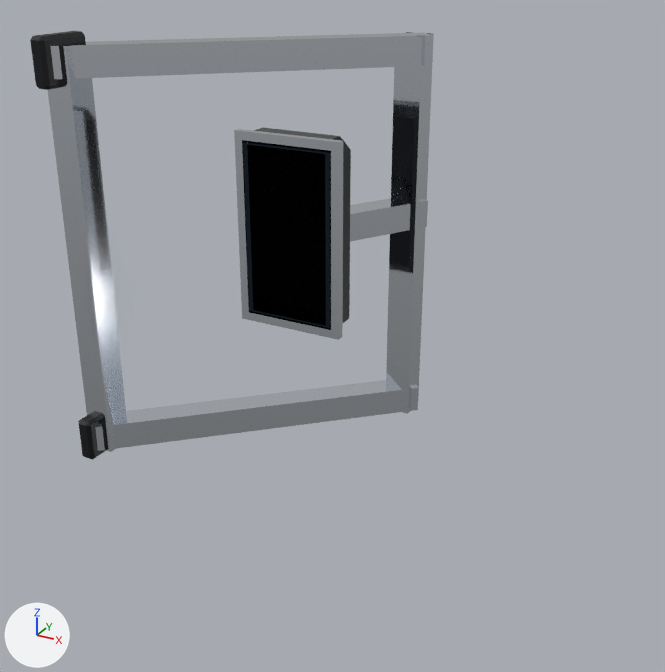
Two versions of the glTF model game/assets/vehicles/dekotora/accessories/mirror_t233/mirror_stay_box.glb, one commit apart.
Before and after are seen from a 50 mm camera at (1.128, -1.124, 0.918) aimed at (0.441, 0.124, 0.294). The lights are fixed; the arrows at lower left show +X, +Y and +Z. The first picture is the older version. Where no turn or scale is listed for an object, it has been applied to the vertices. Vertices at exactly the same position are counted once.

The first picture shows 'mirror_stay_box_chrome', 'mirror_stay_box_deco_body', 'mirror_stay_box_deco_mirror', 'mirror_stay_box_deco_trim'.
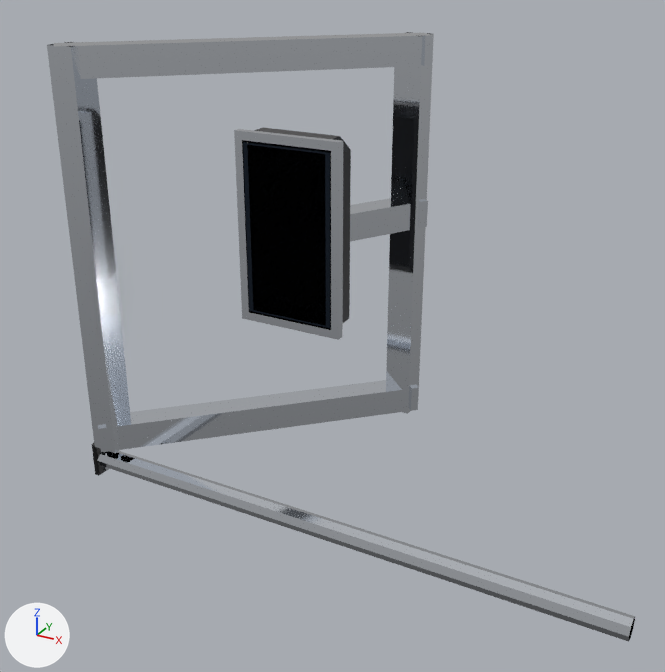
Where the change shows, as pixel boxes (x1, y1, x2, y2) in the pictures (665 x 672 px; the box of a moved part takes in the faces that stretch with it):
'mirror_stay_box_chrome', reshaped: before (48, 32, 434, 452); after (47, 32, 434, 453)
'mirror_stay_box_PADS_chrome', added: after (97, 451, 635, 642)
'mirror_stay_box_deco_trim', deleted: before (30, 31, 106, 460)
'mirror_stay_box_PADF_deco_trim', added: after (92, 443, 107, 476)
part 1 of me_mirror_stay_box_chrome, moved or reshaped: before (48, 45, 127, 452); after (47, 42, 131, 453)
part 2 of me_mirror_stay_box_chrome, moved or reshaped: before (50, 33, 433, 79); after (54, 33, 433, 80)
part 3 of me_mirror_stay_box_chrome, moved or reshaped: before (95, 380, 419, 451); after (98, 380, 419, 452)

Edits to the bpy script that builds the scene:
```text
Change me_mirror_stay_box_chrome:
    used by ob_mirror_stay_box_chrome; location = (0.0, 0.0, 0.0)
    before: 8 (-0.005, 0.001, 0.706), 9 (0.029, -0.035, 0.706) at pixel (52, 79), 10 (0.029, -0.035, 0.756) at pixel (48, 45), 11 (-0.005, 0.001, 0.756)
    before: 28 (0.029, -0.035, 0.035) at pixel (96, 451), 29 (-0.005, 0.001, 0.035), 30 (-0.005, 0.001, 0.085), 31 (0.029, -0.035, 0.085) at pixel (93, 427)
    remove me_mirror_stay_box_chrome.from_pydata(...)  # 64 vertices, 88 faces; spans x -0.005..0.485, y -0.035..0.435, z 0.035..0.756
    add me_mirror_stay_box_chrome.from_pydata(...)  # 64 vertices, 88 faces; spans x 0.005..0.485, y -0.035..0.435, z 0.035..0.756
    me_mirror_stay_box_chrome part 1: the loose piece of 8 vertices spanning x 0.005..0.055, y -0.025..0.025, z 0.035..0.756 is moved by (0.01, 0.0, 0.0)
    me_mirror_stay_box_chrome part 2
    add for i in [*range(8, 12)]: me_mirror_stay_box_chrome.vertices[i].co += Vector((0.01, 0.0, 0.0))
    me_mirror_stay_box_chrome part 3
    add for i in [*range(28, 32)]: me_mirror_stay_box_chrome.vertices[i].co += Vector((0.01, 0.0, 0.0))
Add me_mirror_stay_box_pads_chrome:
    me_mirror_stay_box_pads_chrome.from_pydata([(0.0, -0.018, 0.0), (0.0, -0.013, 0.013), (0.0, 0.0, 0.018), (0.0, 0.013, 0.013), (0.0, 0.018, 0.0), (0.0, 0.013, -0.013), (0.0, 0.0, -0.018), (0.0, -0.013, -0.013), (1.0, -0.018, 0.0), (1.0, -0.013, 0.013), (1.0, 0.0, 0.018), (1.0, 0.013, 0.013), (1.0, 0.018, 0.0), (1.0, 0.013, -0.013), (1.0, 0.0, -0.018), (1.0, -0.013, -0.013)], [], [(0, 1, 9), (0, 9, 8), (1, 2, 10), (1, 10, 9), (2, 3, 11), (2, 11, 10), (3, 4, 12), (3, 12, 11), (4, 5, 13), (4, 13, 12), (5, 6, 14), (5, 14, 13), (6, 7, 15), (6, 15, 14), (7, 0, 8), (7, 8, 15)])
    me_mirror_stay_box_pads_chrome.materials.append(mat_chrome)  # white #e6ebf2
Add me_mirror_stay_box_padf_deco_trim:
    me_mirror_stay_box_padf_deco_trim.from_pydata(...)  # 24 vertices, 44 faces; spans x 0.0..0.012, y -0.02..0.02, z -0.035..0.035
    me_mirror_stay_box_padf_deco_trim.materials.append(mat_deco_trim)  # black #0b0d12
Remove ob_mirror_stay_box_deco_trim:
    ob_mirror_stay_box_deco_trim = bpy.data.objects.new('mirror_stay_box_deco_trim', me_mirror_stay_box_deco_trim)
    ob_mirror_stay_box_deco_trim.location = (0.0, 0.0, 0.0)
Add ob_mirror_stay_box_pads_chrome:
    ob_mirror_stay_box_pads_chrome = bpy.data.objects.new('mirror_stay_box_PADS_chrome', me_mirror_stay_box_pads_chrome)
    ob_mirror_stay_box_pads_chrome.location = (0.0, 0.0, 0.0)
Add ob_mirror_stay_box_padf_deco_trim:
    ob_mirror_stay_box_padf_deco_trim = bpy.data.objects.new('mirror_stay_box_PADF_deco_trim', me_mirror_stay_box_padf_deco_trim)
    ob_mirror_stay_box_padf_deco_trim.location = (0.0, 0.0, 0.0)
```
